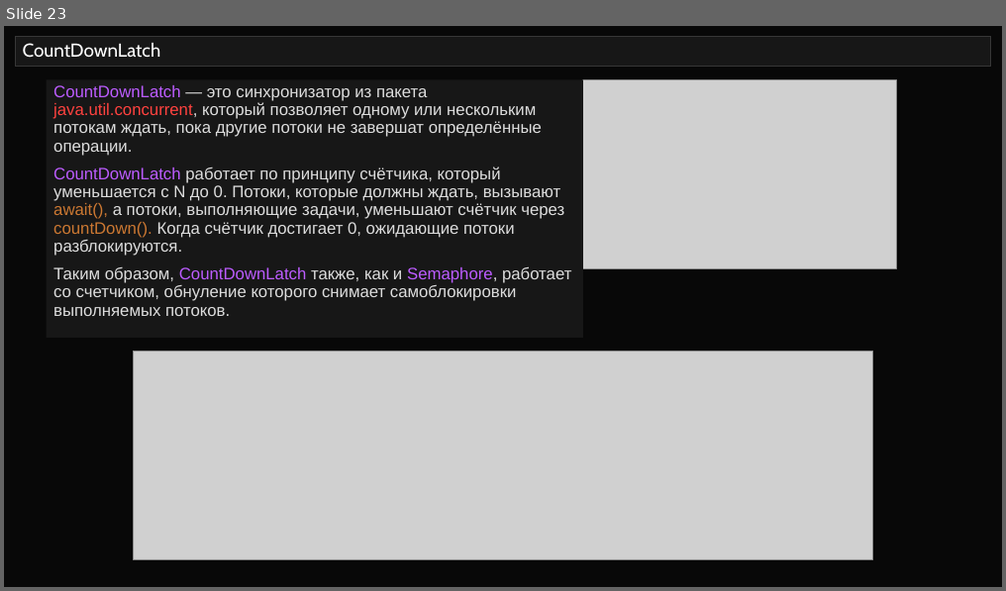
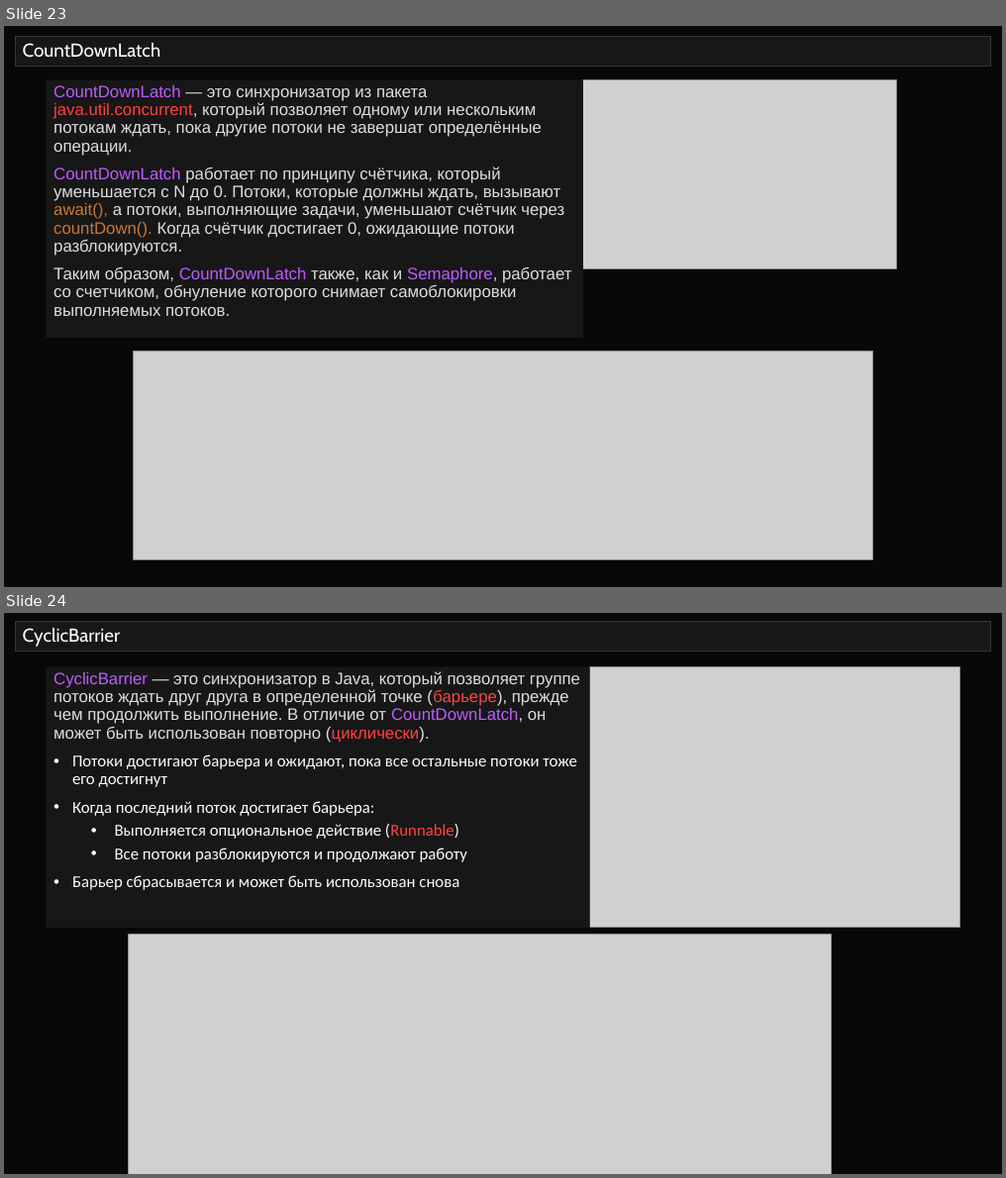
Before and after one commit to semusv/SIB_Concurrent, a slide deck: Concurrent_v1.pptx. Shown one above the other, each under a label of ours: slide 23 before the commit, slides 23 and 24 after it. The pictures are 1006x591 and 1006x1178 pixels, drawn with LibreOffice and Linux fonts; fonts in the diff are those of the drawing; grey boxes stand for pictures. Boxes give left, top, right and bottom in pixels: in the first picture for what was removed or moved away, otherwise in the second. Text is boxed around its words. In the diff, an @@ line names an element or a change of style, - is before the commit and + after.

Commit message:
синхронизаторы + LOCK

```diff
--- a/Concurrent_v1.pptx
+++ b/Concurrent_v1.pptx
@@ slide 24 added at box(4, 613, 1002, 1174), background #080808 @@
@@ title added at box(15, 621, 991, 652), fill #171717, outline #373737 0.75 pt, 18 pt, text #FFFFFF @@
+CyclicBarrier
@@ rectangle added at box(46, 666, 589, 928), fill #171717, 16 pt, text #F8FAFF @@
+CyclicBarrier — это синхронизатор в Java, который позволяет группе потоков ждать друг друга в определенной точке (барьере), прежде чем продолжить выполнение. В отличие от CountDownLatch, он может быть использован повторно (циклически).
+• Потоки достигают барьера и ожидают, пока все остальные потоки тоже его достигнут
+• Когда последний поток достигает барьера:
+  • Выполняется опциональное действие (Runnable)
+  • Все потоки разблокируются и продолжают работу
+• Барьер сбрасывается и может быть использован снова
@@ picture added at box(590, 666, 960, 928) @@
@@ picture added at box(129, 934, 832, 1174) @@
```
Also in this commit, not shown: 1 slide changed, 6 other slides added, 2 slides removed, 4 other files.
